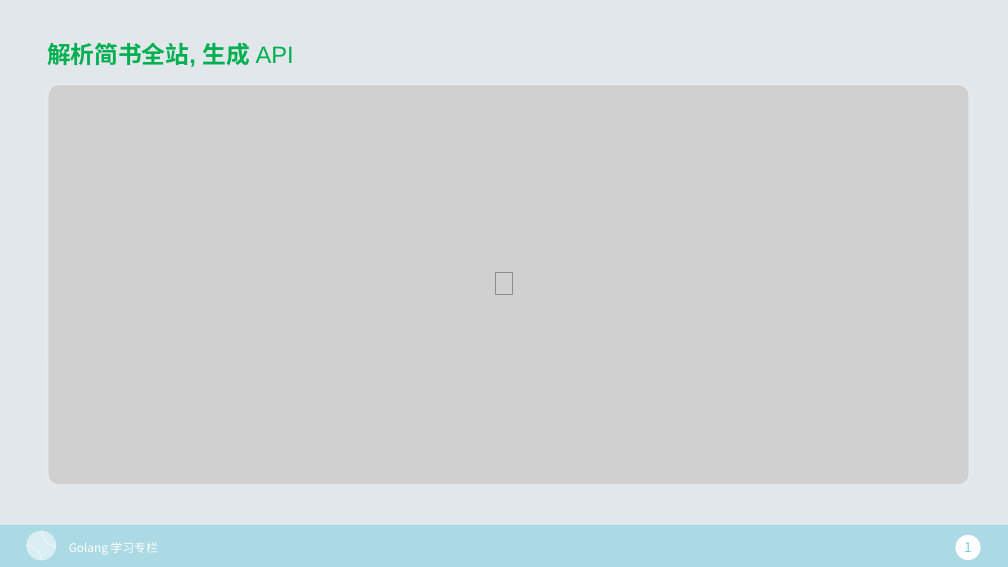
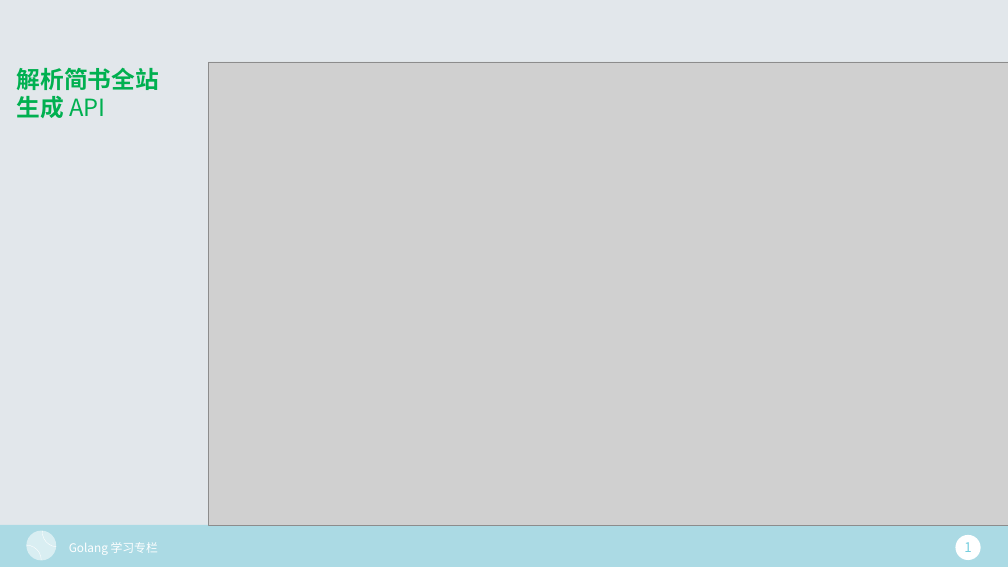
Before and after one commit to XieWeiXie/Gopher-By-Example, a slide deck: slide 6 of PowerPoint/00-01.pptx. Drawn at 1008x567 pixels with LibreOffice and Linux fonts; fonts in the diff are those of the drawing; grey boxes stand for pictures. Boxes give left, top, right and bottom in pixels: in the first picture for what was removed or moved away, otherwise in the second. Text is boxed around its words. In the diff, an @@ line names an element or a change of style, - is before the commit and + after.

```diff
--- a/PowerPoint/00-01.pptx
+++ b/PowerPoint/00-01.pptx
@@ text at [17,67,159,118]: text changed; font Arial to Noto Sans CJK SC @@
-解析简书全站, 生成 API
+解析简书全站
+生成 API
@@ picture: place and size @@
-picture at [49,86,968,484]
+picture at [209,62,1008,525]
@@ picture removed at [495,273,513,295] @@
```
Also in this commit, not shown: 3 other slides changed, 1 slide added.
